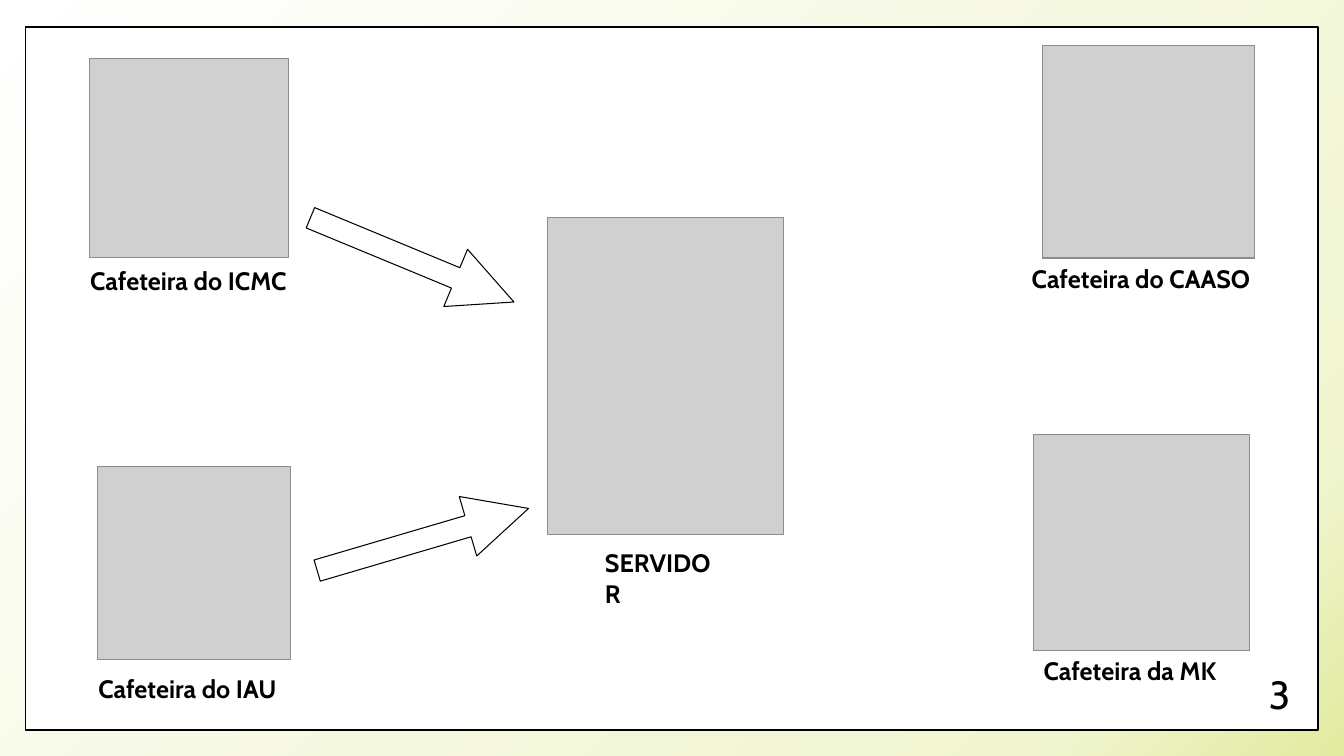
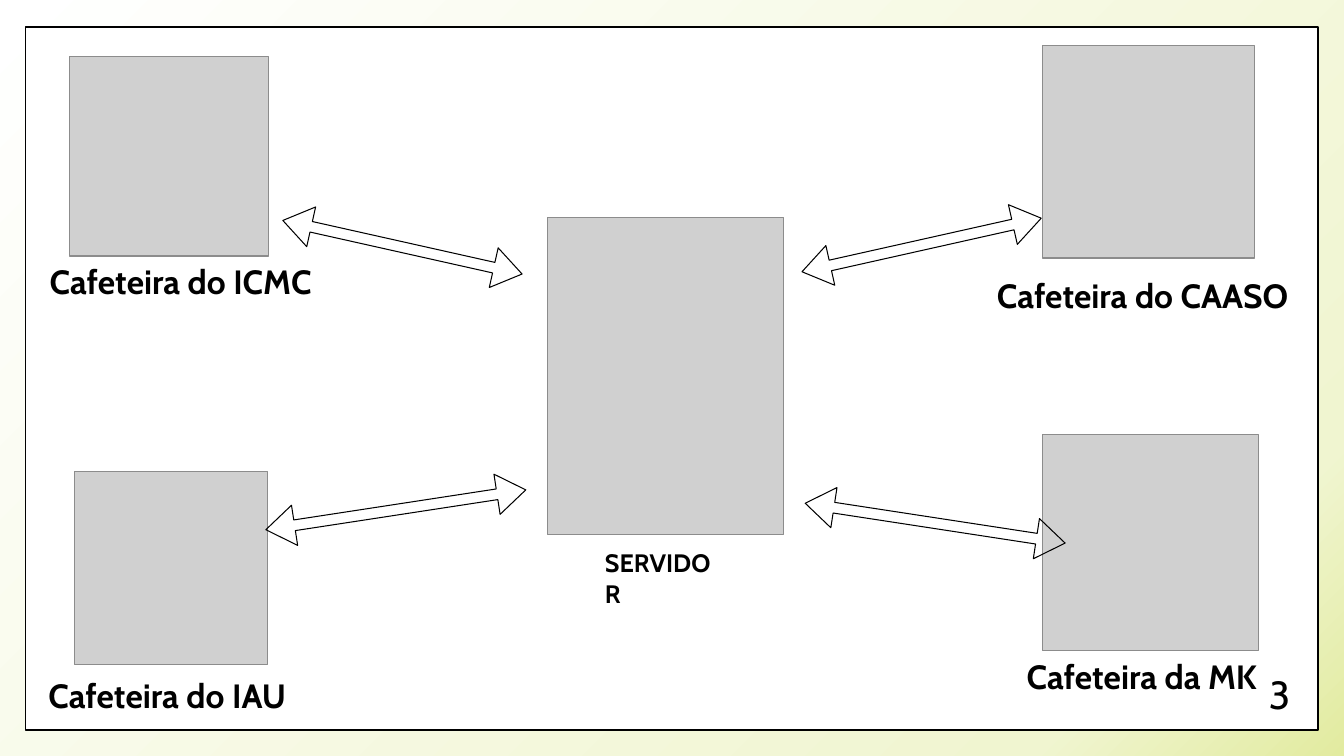
Before and after one commit to joaopcbertoldo/Mk.WebCoffeeMachine, a slide deck: slide 3 of Docs/apresentacao4-internet.pptx. Drawn at 1344x756 pixels with LibreOffice and Linux fonts; fonts in the diff are those of the drawing; grey boxes stand for pictures. Boxes give left, top, right and bottom in pixels: in the first picture for what was removed or moved away, otherwise in the second. Text is boxed around its words. In the diff, an @@ line names an element or a change of style, - is before the commit and + after.

```diff
--- a/Docs/apresentacao4-internet.pptx
+++ b/Docs/apresentacao4-internet.pptx
@@ picture: place and size @@
-picture at box(90, 58, 289, 258)
+picture at box(70, 56, 269, 256)
@@ left right arrow added at box(279, 201, 527, 293), outline #000000 0.75 pt @@
@@ right arrow removed at box(299, 189, 527, 331) @@
@@ left right arrow added at box(798, 199, 1046, 291), outline #000000 0.75 pt @@
@@ text "Cafeteira do ICMC": place and size @@
-text "Cafeteira do ICMC" at box(90, 271, 287, 291)
+text "Cafeteira do ICMC" at box(50, 268, 311, 295)
@@ text "Cafeteira do ICMC" at box(50, 268, 311, 295): size 18 to 24 pt; alignment left to right @@
@@ text "Cafeteira do CAASO": place and size @@
-text "Cafeteira do CAASO" at box(1032, 269, 1250, 289)
+text "Cafeteira do CAASO" at box(997, 282, 1289, 309)
@@ picture: place and size @@
-picture at box(1034, 435, 1250, 650)
+picture at box(1043, 435, 1258, 650)
@@ picture: place and size @@
-picture at box(97, 467, 290, 660)
+picture at box(75, 471, 268, 664)
@@ left right arrow added at box(263, 470, 529, 550), outline #000000 0.75 pt @@
@@ right arrow removed at box(308, 478, 538, 601) @@
@@ left right arrow added at box(802, 483, 1068, 563), outline #000000 0.75 pt @@
@@ text "Cafeteira da MK": place and size @@
-text "Cafeteira da MK" at box(1044, 661, 1217, 681)
+text "Cafeteira da MK" at box(1027, 663, 1257, 690)
@@ size 18 to 24 pt in 3 elements at box(1027, 663, 1257, 690), box(997, 282, 1289, 309), box(48, 682, 286, 709) @@
@@ text "Cafeteira do IAU": place and size @@
-text "Cafeteira do IAU" at box(98, 679, 277, 699)
+text "Cafeteira do IAU" at box(48, 682, 286, 709)
```
Also in this commit, not shown: 1 other slide changed, 6 slides added, 1 slide removed, 9 other files.
